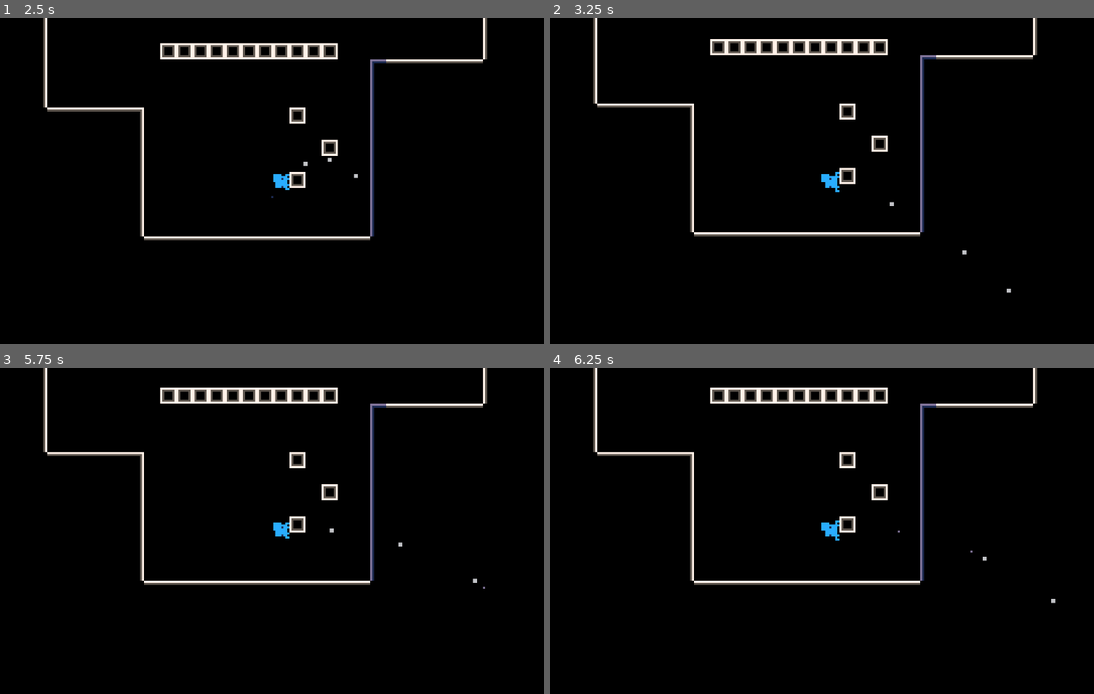
Above: before the commit, frames 1-4 (two rows, left to right).
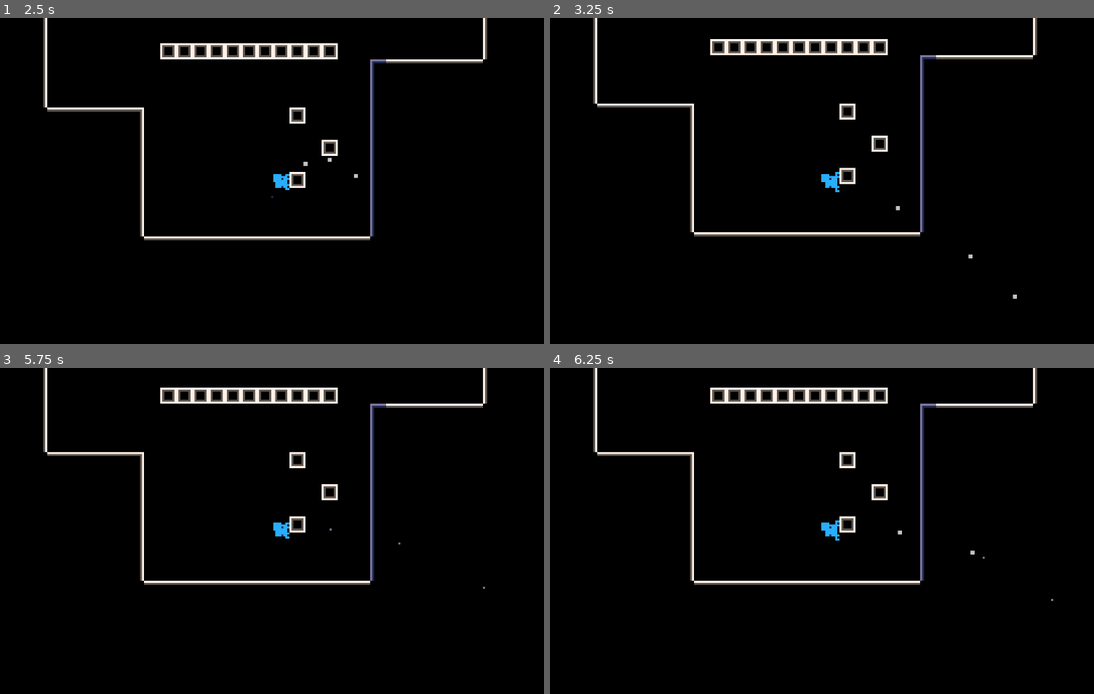
Above: after the commit, the same moments.

Repository: Flamenccio/spider-jump
Game: Godot game, scene res://test_world.tscn
Two runs of this game, one before a commit and one after it. Both use one fixed random seed, a clock stepped at 60 frames per second and the inputs below. This scene is started directly instead of the project's main scene.
Inputs (mouse positions are in pixels of both pictures, inside the frame that each line leads up to):
- Up to frame 1 (2.5 s): tap Enter at 0.5 s; move the mouse to (228, 246) at 0.52 s; press the mouse at (228, 246) at 0.53 s; hold W (move_up) 0.53-1.25 s; release the mouse at (228, 246) at 1.25 s; drag from (429, 229) to (255, 181) at 1.27 s; move the mouse to (81, 132) at 2.02 s; hold A (move_left) from 2.03 s (still down); tap Delete at 2.1 s
- Up to frame 2 (3.25 s): release A (move_left) at 2.75 s; drag from (838, 181) to (631, 132) at 2.77 s
- Up to frame 3 (5.75 s): move the mouse to (168, 449) at 3.52 s; hold S (move_down) 3.53-4.25 s; tap V at 3.6 s; drag from (386, 514) to (168, 449) at 4.27 s; move the mouse to (141, 547) at 5.02 s; hold W (move_up) from 5.03 s (still down); tap Backspace at 5.1 s; click (141, 547) at 5.17 s
- Up to frame 4 (6.25 s): release W (move_up) at 5.75 s; drag from (865, 459) to (691, 547) at 5.77 s

Frame 1 is identical in both runs. In frame 2, less than 0.1% of the frame differs, in the area x 62-86%, y 56-87%; in frame 3, less than 0.1%; in frame 4, less than 0.1%.

Commit message:
reduce particles spawned

Diff:
--- a/scenes/player.tscn
+++ b/scenes/player.tscn
@@ -640,6 +640,7 @@
 [node name="ParabolaParticles" parent="." node_paths=PackedStringArray("_origin") instance=ExtResource("28_pf23h")]
 z_index = -1
 _origin = NodePath("..")
+_particle_count = 6
 
 [connection signal="internal_move_input_change" from="." to="StateMachine/Crawl" method="_on_move_input_change"]
 [connection signal="internal_move_input_change" from="." to="LedgeClimb" method="_on_player_move_change"]
